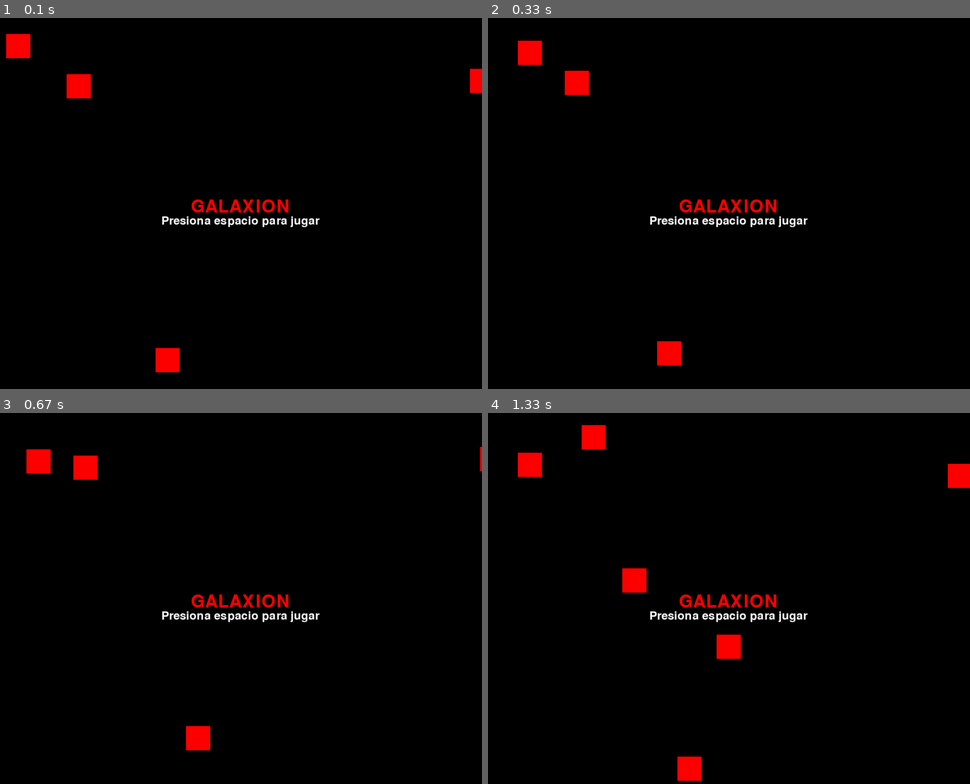
Above: before the commit, frames 1-4 (two rows, left to right).
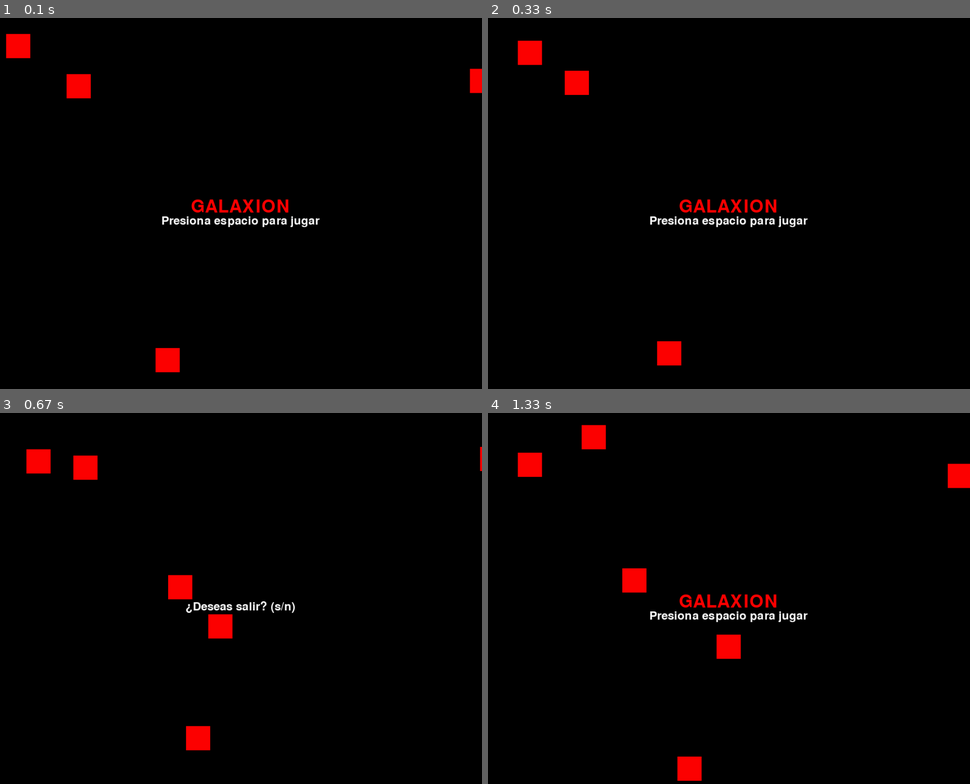
Above: after the commit, the same moments.

Repository: andres0402/Juego-pygame
Game: pygame game, started from juego.py
The game is run twice, just before and just after one commit, with the same random seed, the same clock (stepped at 60 frames per second) and the same inputs.
Inputs:
- Up to frame 1 (0.1 s): no input
- Up to frame 2 (0.33 s): no input
- Up to frame 3 (0.67 s): hold Esc from 0.33 s (still down)
- Up to frame 4 (1.33 s): release Esc at 0.8 s; hold N 0.83-1.3 s

Frames 1-2 are identical in both runs. In frame 3, 1.6% of the frame differs, in the area x 33-67%, y 43-61%; in frame 4, nothing differs.

Commit message:
Salir del juego

Diff:
--- a/juego.py
+++ b/juego.py
@@ -175,7 +175,6 @@
 generarEnemigosHome()
 while True:
     while True:
-
         for event in pygame.event.get():
             if event.type == pygame.QUIT:
                 pygame.quit()
@@ -204,6 +203,38 @@
         if keys[pygame.K_SPACE]:
             inGame = True
             break
+
+        if keys[pygame.K_ESCAPE]:
+            while True:
+                for event in pygame.event.get():
+                    if event.type == pygame.QUIT:
+                        pygame.quit()
+                        sys.exit()
+                screen.fill(black)
+
+                text_surface = fontPuntos.render(f'¿Deseas salir? (s/n)', True, white)
+                text_rect_info = text_surface.get_rect()
+                text_rect_info.center = (width // 2, height // 2)
+                screen.blit(text_surface, text_rect_info)
+
+                moverEnemigos()
+
+                for enemy in enemies:
+                    if not text_rect_info.colliderect(enemy.rect):
+                        enemy.draw()
+
+                pygame.display.flip()
+
+                keys = pygame.key.get_pressed()
+                if keys[pygame.K_s]:
+                    pygame.quit()
+                    sys.exit()
+
+                if keys[pygame.K_n]:
+                    break
+
+
+
 
     enemies = []
     generarEnemigos()
Not shown, changed: build/juego/Analysis-00.toc
Not shown, changed: build/juego/EXE-00.toc
Not shown, changed: build/juego/PKG-00.toc
Not shown, changed: build/juego/juego.pkg
Not shown, changed: dist/juego.exe
